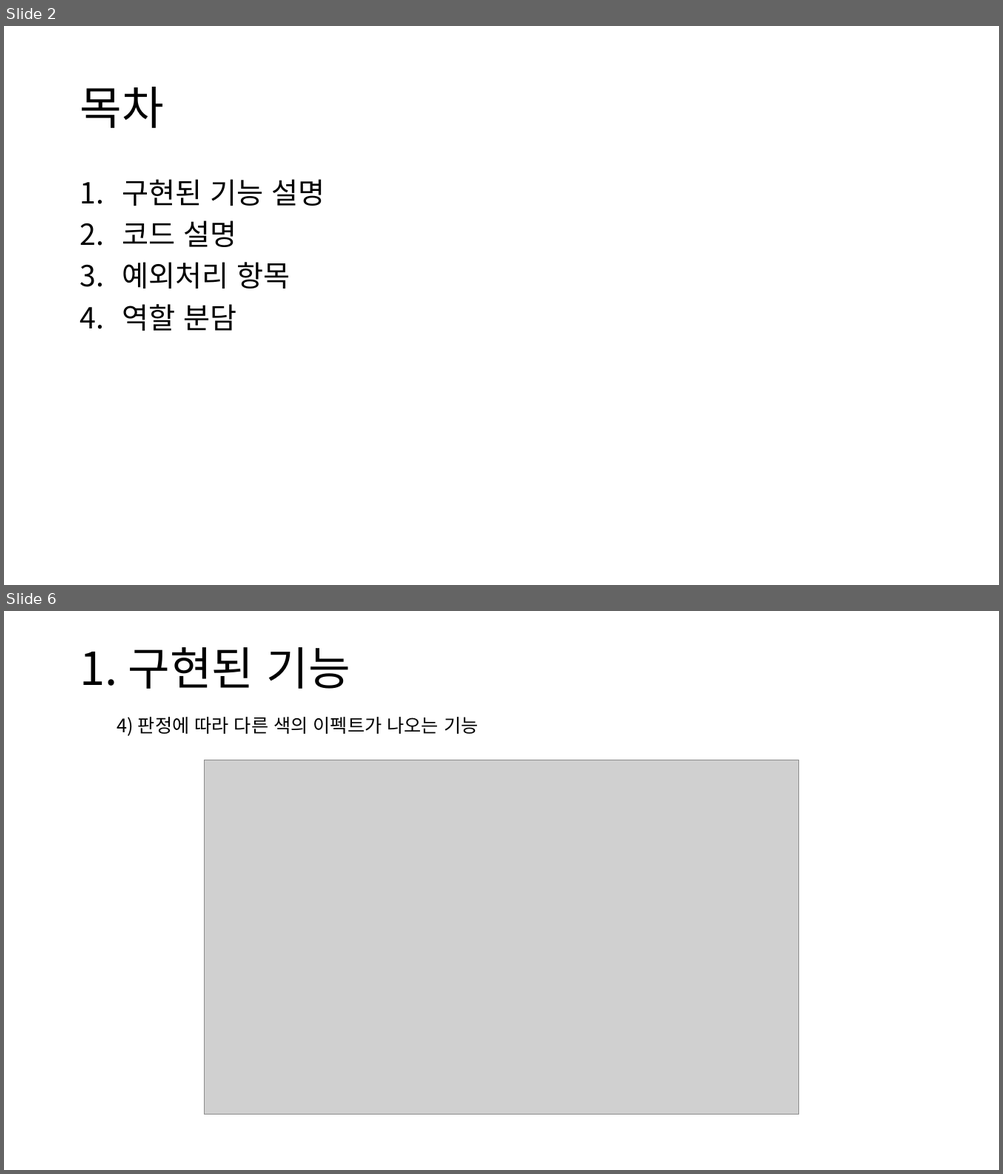
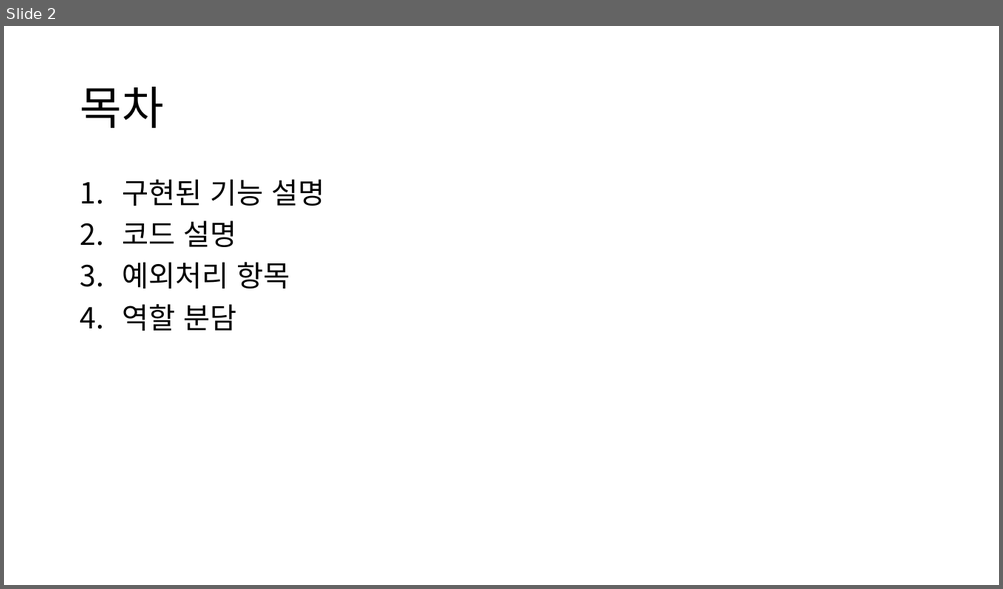
Before and after one commit to PKafka0320/clone-deemo, a slide deck: PSB_Project_report.pptx. Shown one above the other, each under a label of ours: slides 2 and 6 before the commit, slide 2 after it; the slides between them are not shown. The pictures are 1003x1174 and 1003x589 pixels, drawn with LibreOffice and Linux fonts; fonts in the diff are those of the drawing; grey boxes stand for pictures. Boxes give left, top, right and bottom in pixels: in the first picture for what was removed or moved away, otherwise in the second. Text is boxed around its words. In the diff, an @@ line names an element or a change of style, - is before the commit and + after.

```diff
--- a/PSB_Project_report.pptx
+++ b/PSB_Project_report.pptx
@@ slide 6 removed at [4,611,999,1170], background #FFFFFF @@
@@ title removed at [79,647,350,689] @@
-1. 구현된 기능
@@ text removed at [117,717,478,736] @@
-  4) 판정에 따라 다른 색의 이펙트가 나오는 기능
@@ picture removed at [204,760,799,1116] @@
```
Also in this commit, not shown: 2 slides changed, 1 slide added, 3 other slides removed, 1 other file.
